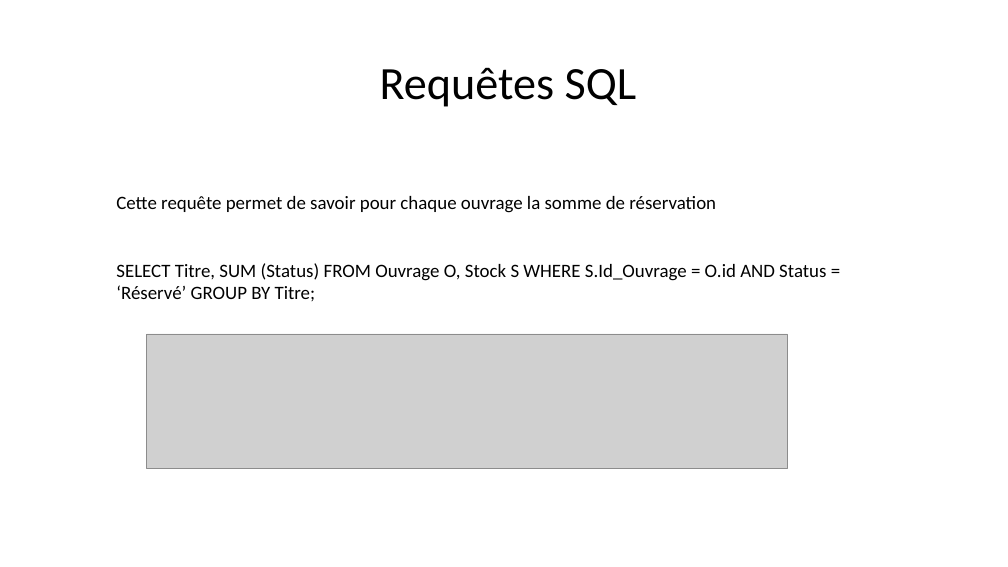
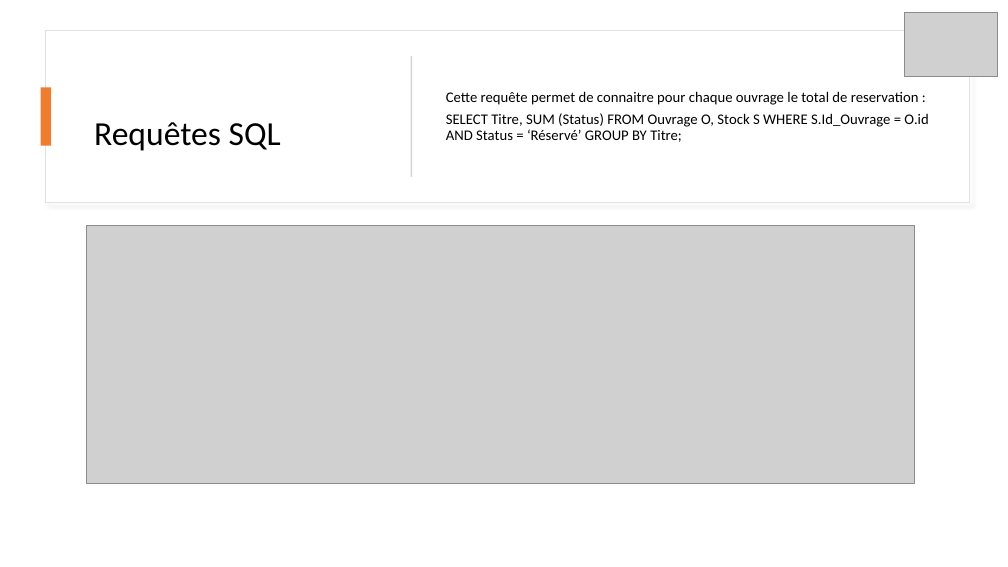
Before and after one commit to Anistea/Biblioth-que, a slide deck: slide 24 of PowerPoint_Projet Panorama base de données.pptx (slide 12 before the commit). Drawn at 1008x567 pixels with LibreOffice and Linux fonts; fonts in the diff are those of the drawing; grey boxes stand for pictures. Boxes give left, top, right and bottom in pixels: in the first picture for what was removed or moved away, otherwise in the second. Text is boxed around its words. In the diff, an @@ line names an element or a change of style, - is before the commit and + after.

```diff
--- a/PowerPoint_Projet Panorama base de données.pptx
+++ b/PowerPoint_Projet Panorama base de données.pptx
@@ picture added at bbox=[905, 13, 998, 77] @@
@@ rectangle added at bbox=[46, 30, 969, 203], fill #FFFFFF, outline #E1E1E1 1 pt @@
@@ title "Requêtes SQL": place and size @@
-title "Requêtes SQL" at bbox=[380, 67, 637, 107]
+title "Requêtes SQL" at bbox=[94, 122, 281, 151]
@@ title "Requêtes SQL" at bbox=[94, 122, 281, 151]: size 44 to 32 pt @@
@@ rectangle added at bbox=[411, 56, 412, 177], fill #D5D5D5 @@
@@ text "Cette requête permet de connaitre ...": place and size @@
-text "Cette requête permet de connaitre ..." at bbox=[116, 196, 826, 301]
+text "Cette requête permet de connaitre ..." at bbox=[446, 91, 928, 142]
@@ text "Cette requête permet de connaitre ..." at bbox=[446, 91, 928, 142]: vertical alignment top to middle @@
@@ rectangle added at bbox=[41, 88, 51, 146], fill #ED7D31 @@
@@ text at bbox=[446, 91, 919, 105]: text changed; size 18 to 14 pt @@
-Cette requête permet de savoir pour chaque ouvrage la somme de réservation
+Cette requête permet de connaitre pour chaque ouvrage le total de reservation :
@@ text at bbox=[446, 113, 928, 142]: size 18 to 14 pt in "SELECT Titre, SUM (Status) FROM Ouvrage O, ..."; line spacing 1 to 0.9; more space between paragraphs @@
@@ picture: place and size @@
-picture at bbox=[147, 334, 787, 469]
+picture at bbox=[86, 225, 914, 484]
```
Also in this commit, not shown: 13 other slides changed, 13 slides added.
